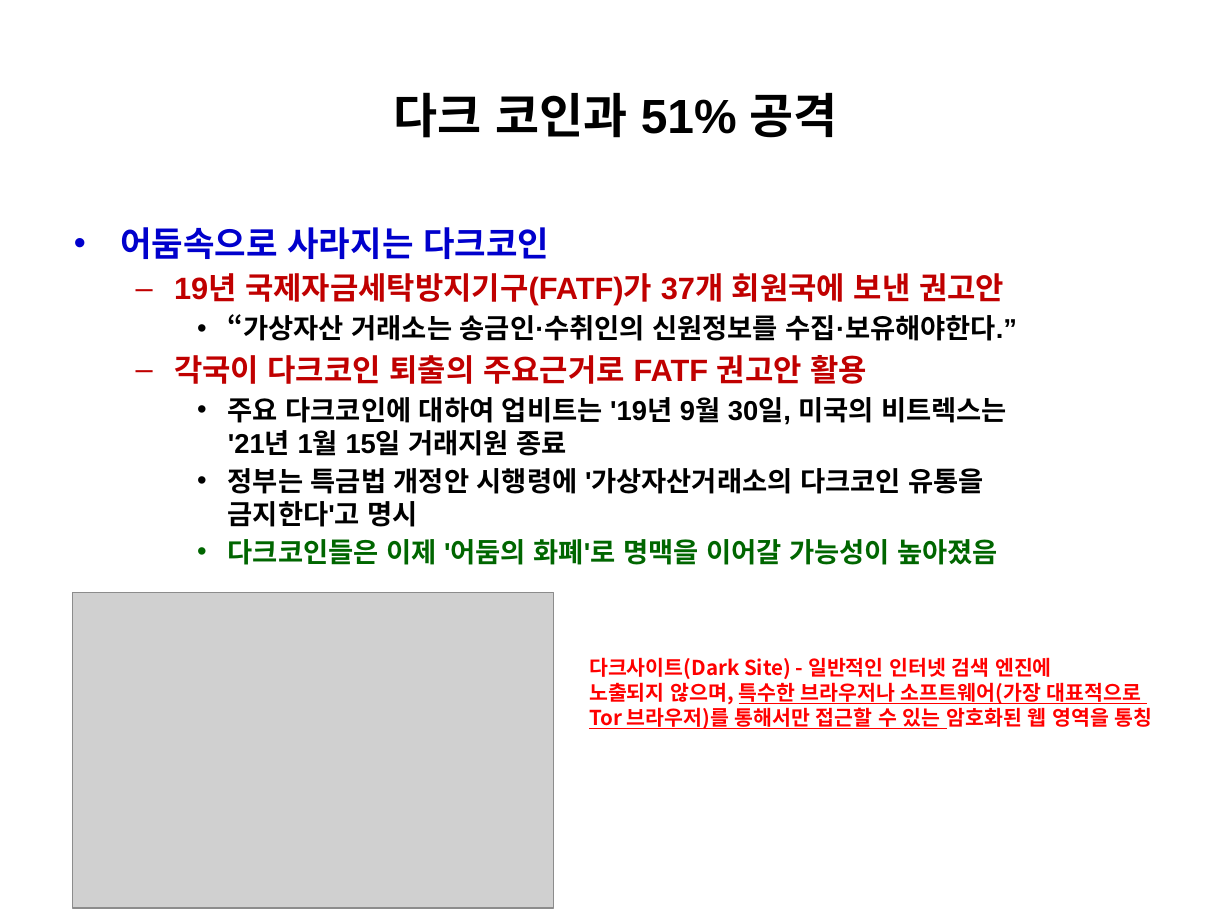
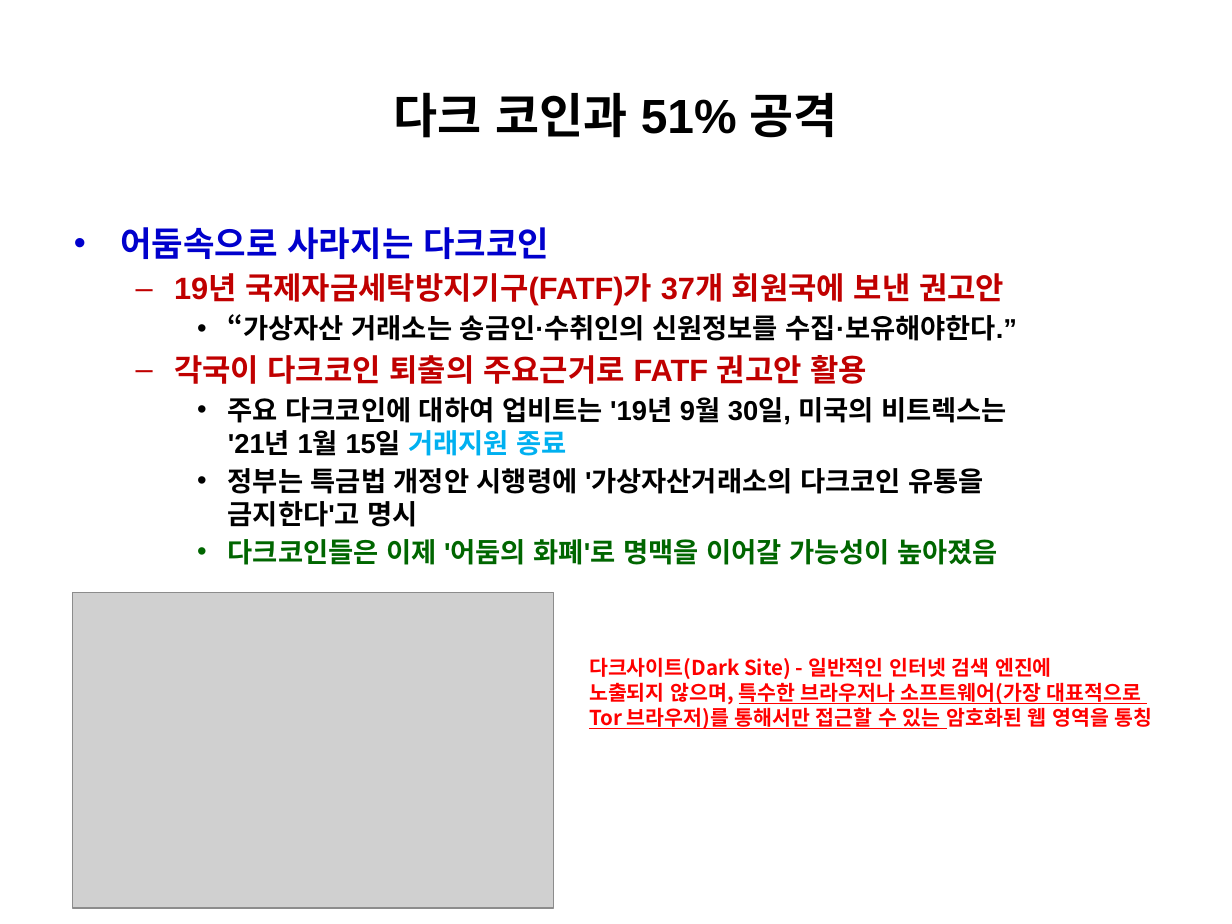
Before and after one commit to park-1927/course, a slide deck: slide 9 of 블록체인/2025-8-다크 코인과 51% 공격.pptx (slide 7 before the commit). Drawn at 1232x924 pixels with LibreOffice and Linux fonts; fonts in the diff are those of the drawing; grey boxes stand for pictures. Boxes give left, top, right and bottom in pixels: in the first picture for what was removed or moved away, otherwise in the second. Text is boxed around its words. In the diff, an @@ line names an element or a change of style, - is before the commit and + after.

```diff
--- a/블록체인/2025-8-다크 코인과 51% 공격.pptx
+++ b/블록체인/2025-8-다크 코인과 51% 공격.pptx
@@ text at <box>228,397,1007,456</box>: text colour #000000 to #00B0F0 in "거래지원 종료" @@
```
Also in this commit, not shown: 3 other slides changed, 2 slides added, 1 other file.
